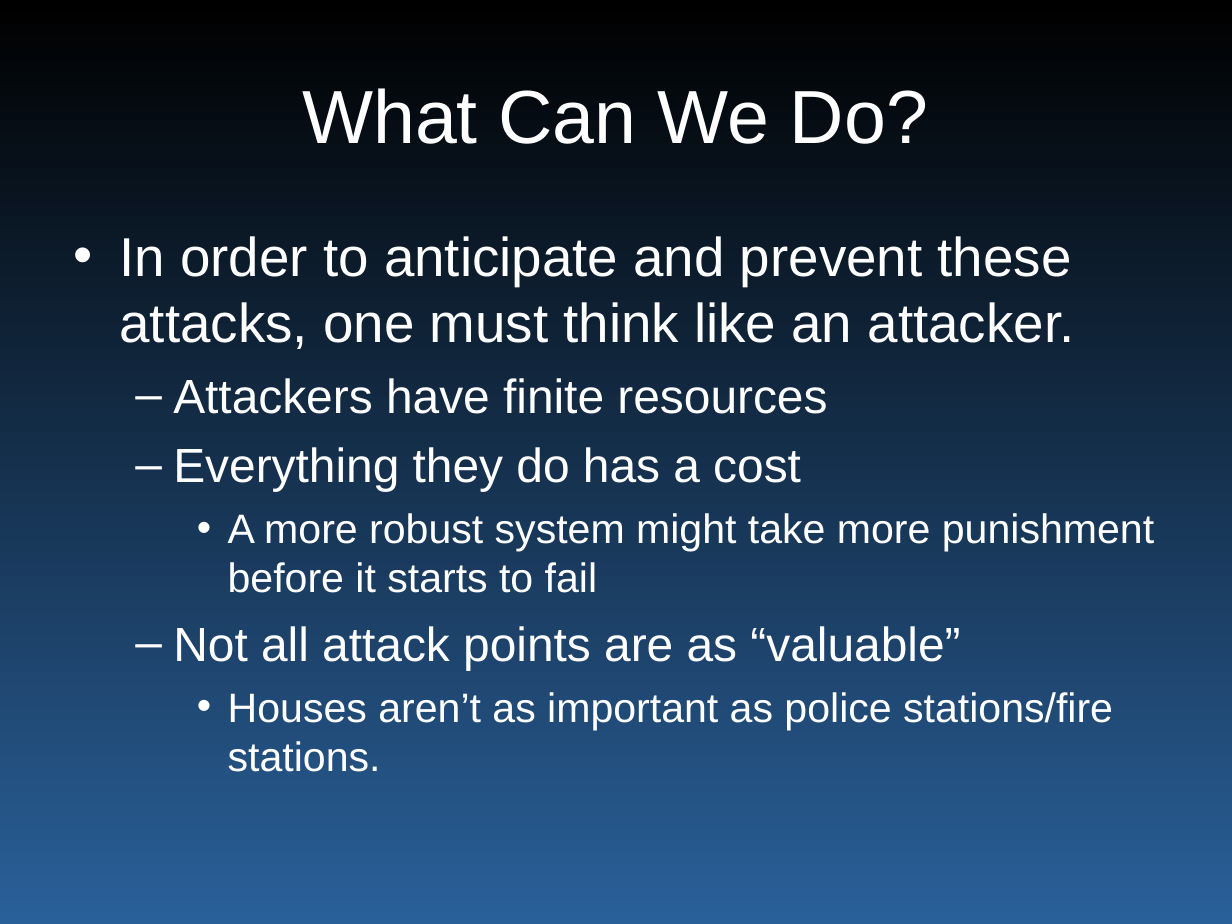
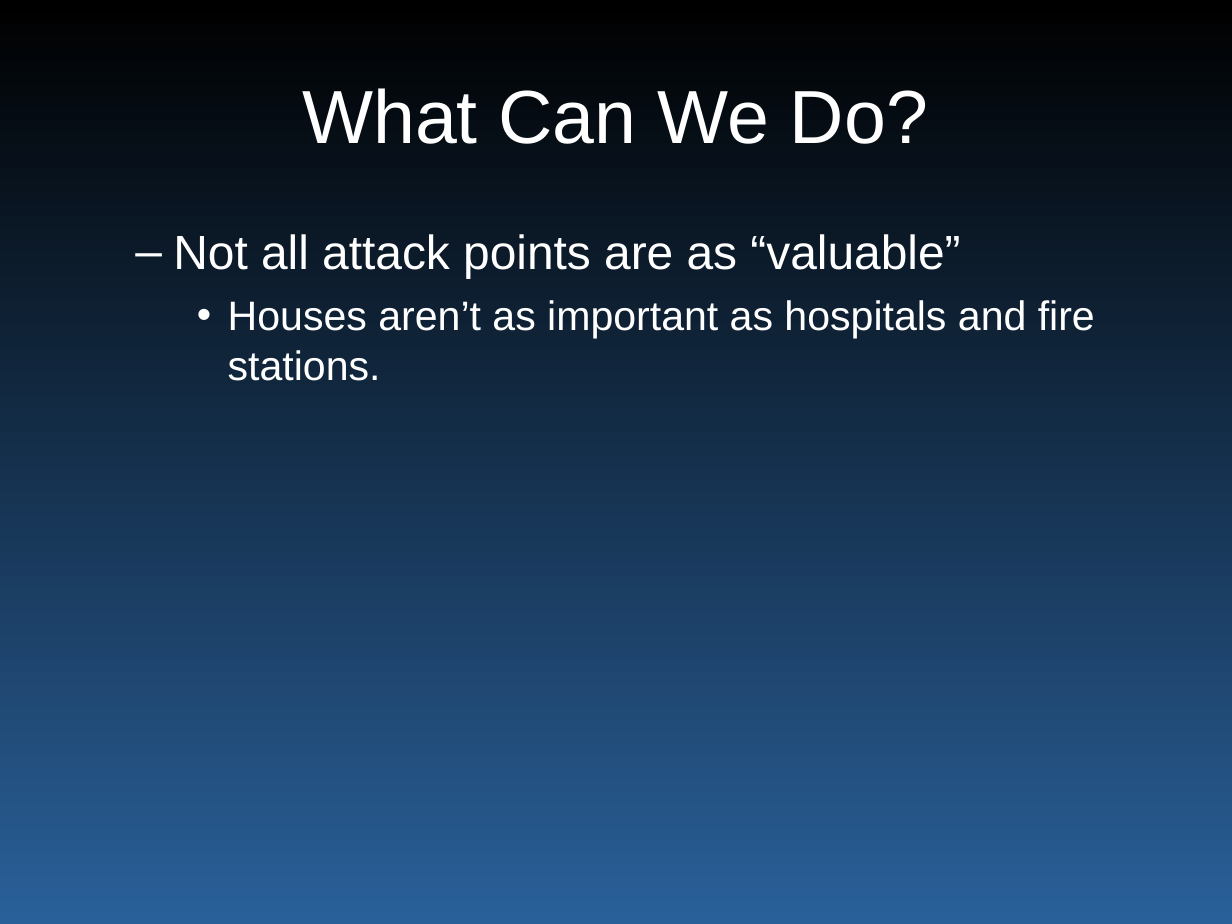
Before and after one commit to wyatt8740/CS460_Capstone, a slide deck: slide 16 of smartgrid_465.ppt (slide 12 before the commit). Drawn at 1232x924 pixels with LibreOffice and Linux fonts; fonts in the diff are those of the drawing. Boxes give left, top, right and bottom in pixels: in the first picture for what was removed or moved away, otherwise in the second. Text is boxed around its words. In the diff, an @@ line names an element or a change of style, - is before the commit and + after.

```diff
--- a/smartgrid_465.ppt
+++ b/smartgrid_465.ppt
@@ text at [119,236,1154,593]: paragraphs removed @@
-• In order to anticipate and prevent these attacks, one must think like an attacker.
-  – Attackers have finite resources
-  – Everything they do has a cost
-    • A more robust system might take more punishment before it starts to fail
@@ text at [228,300,1095,381]: text changed @@
-    • Houses aren’t as important as police stations/fire stations.
+    • Houses aren’t as important as hospitals and fire stations.
```
Also in this commit, not shown: 8 other slides changed, 7 slides added.
